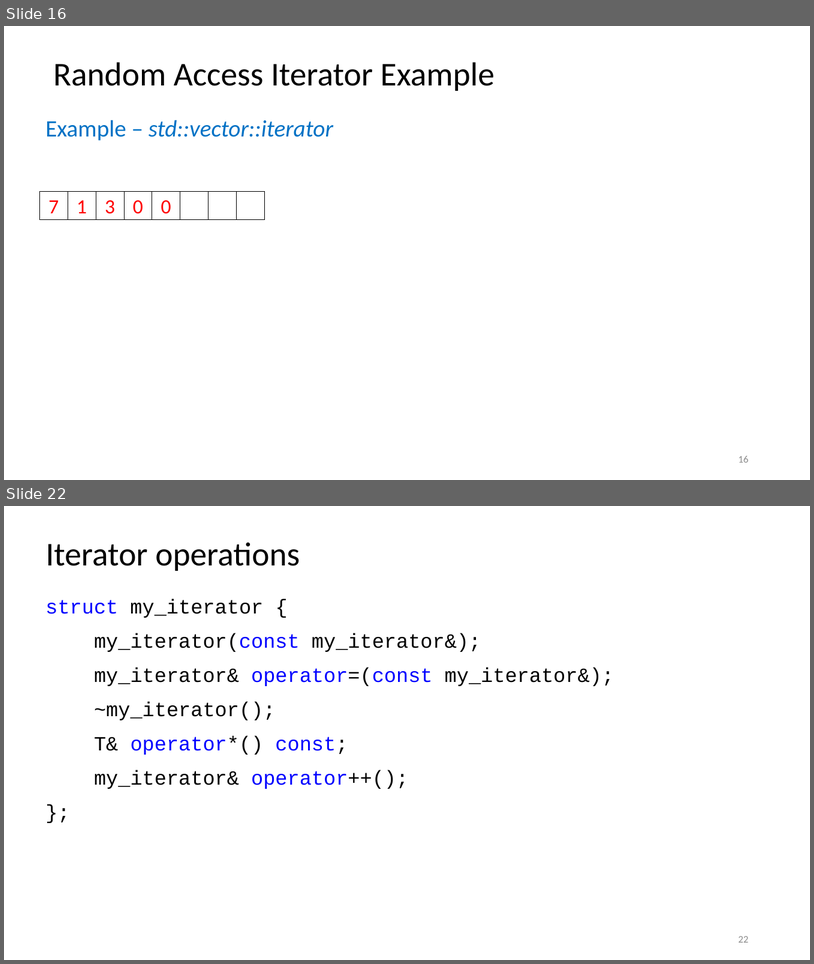
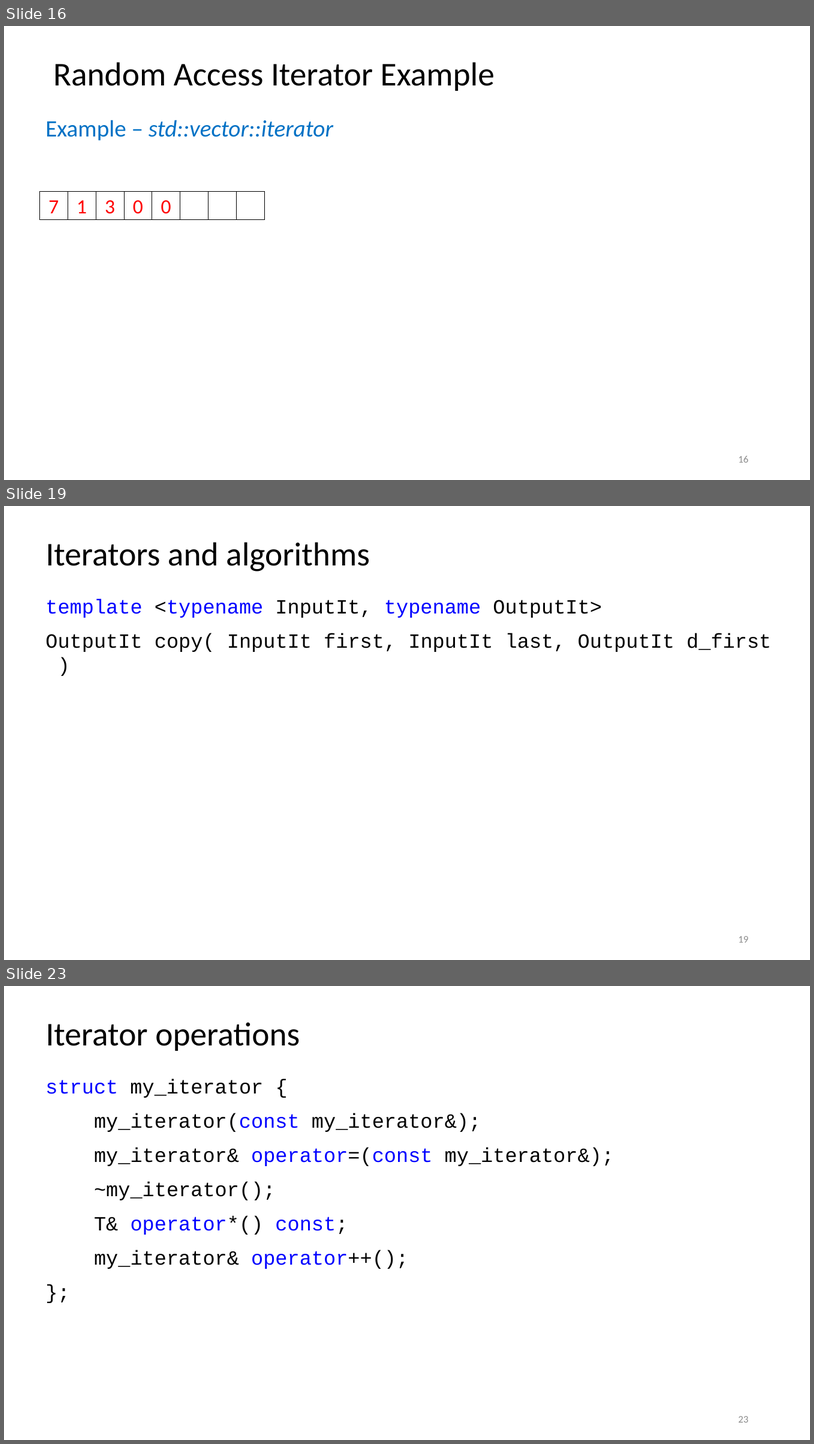
Before and after one commit to rarutyun/cpp-courses, a slide deck: 08_iterators/08_iterators.pptx. Shown one above the other, each under a label of ours: slides 16 and 22 before the commit, slides 16, 19 and 23 after it; the slides between them are not shown. The pictures are 814x964 and 814x1444 pixels, drawn with LibreOffice and Linux fonts; fonts in the diff are those of the drawing. Boxes give left, top, right and bottom in pixels: in the first picture for what was removed or moved away, otherwise in the second. Text is boxed around its words. In the diff, an @@ line names an element or a change of style, - is before the commit and + after.

Commit message:
The iterators lecture minor improvements

```diff
--- a/08_iterators/08_iterators.pptx
+++ b/08_iterators/08_iterators.pptx
@@ slide 19 added at [4,506,810,960], background #FFFFFF @@
@@ title added at [46,542,370,571], 39.6 pt, text #000000 @@
+Iterators and algorithms
@@ text added at [45,598,771,652], 24 pt, text #000000 @@
+template <typename InputIt, typename OutputIt>
+OutputIt copy( InputIt first, InputIt last, OutputIt d_first )
@@ page number added at [738,936,749,942], 12 pt, text #8C8C8C @@
+19
@@ what was slide 22 is now slide 23 @@
@@ page number at [738,1416,749,1422]: text changed @@
-22
+23
```
Also in this commit, not shown: 10 slides changed.
